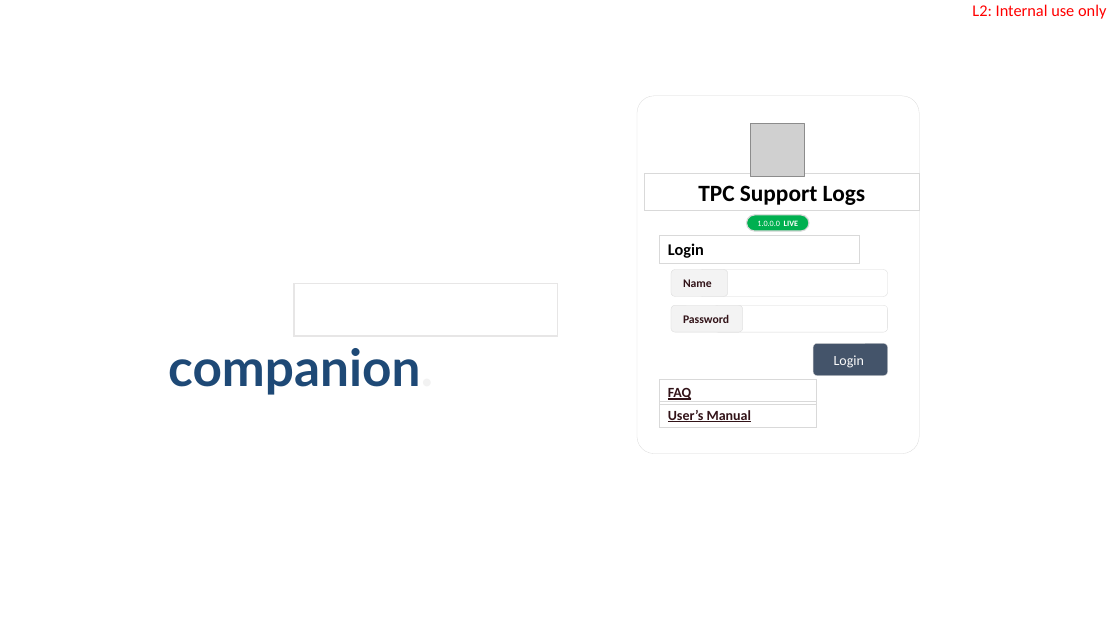
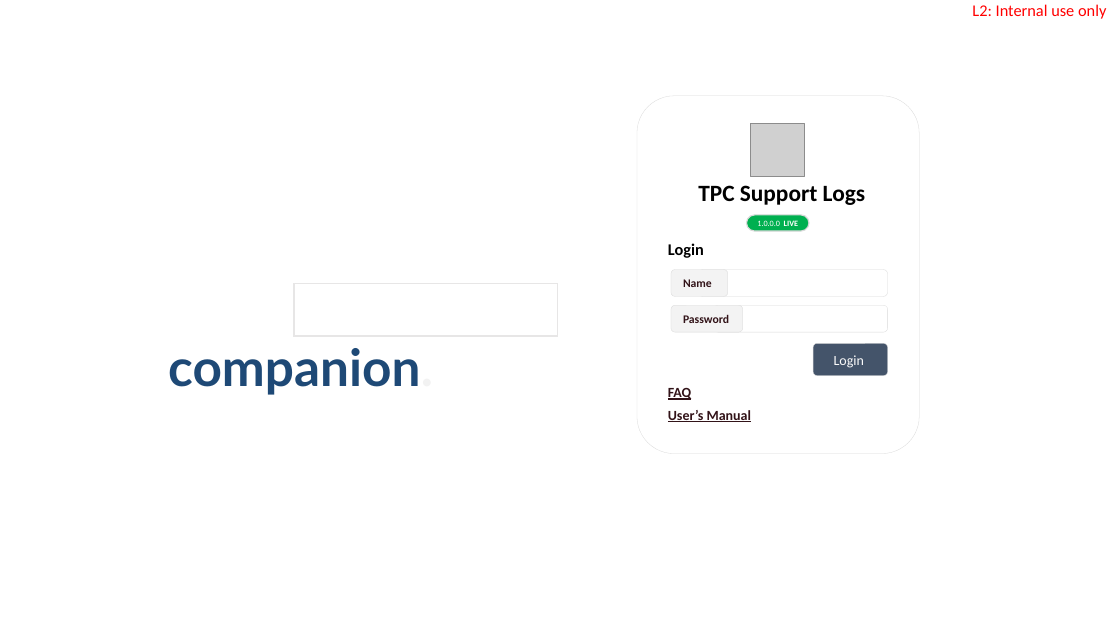
Before and after one commit to markyupol/src-isd-support-logs-manager, a slide deck: slide 1 of Docs/User Interface.pptx. Drawn at 1120x630 pixels with LibreOffice and Linux fonts; fonts in the diff are those of the drawing; grey boxes stand for pictures; background and template pictures are left out. Boxes give left, top, right and bottom in pixels: in the first picture for what was removed or moved away, otherwise in the second. Text is boxed around its words. In the diff, an @@ line names an element or a change of style, - is before the commit and + after.

```diff
--- a/Docs/User Interface.pptx
+++ b/Docs/User Interface.pptx
@@ rounded rectangle at (x1=637, y1=96, x2=919, y2=454): proportions changed @@
@@ 4 texts moved together from (x1=644, y1=174, x2=919, y2=428) to (x1=668, y1=185, x2=865, y2=422) @@
@@ outline #D9D9D9 0.75 pt to none in 4 elements at (x1=668, y1=243, x2=704, y2=258), (x1=668, y1=388, x2=692, y2=400), (x1=668, y1=410, x2=751, y2=422), (x1=698, y1=185, x2=865, y2=205) @@
```
Also in this commit, not shown: 1 other slide changed, 1 slide added, 5 other files.
